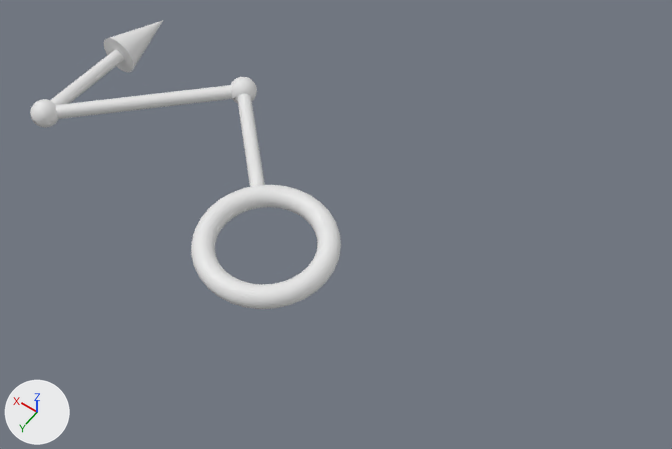
The OBJ model Assets/Modules/Azure/Assets/Arrows/Arrow-130.obj as it was, and as the next commit left it.
Both versions are drawn from a 50 mm lens placed at (-2.43, 2.63, 4.75), pointed at (-0.23, -0.44, -0.08). Every picture has the same lights, and +X, +Y and +Z are marked at lower left. Where no turn or scale is listed for an object, it has been applied to the vertices. Vertices at the same position are counted once.

Names of what the first picture shows: 'Arrow-130'.
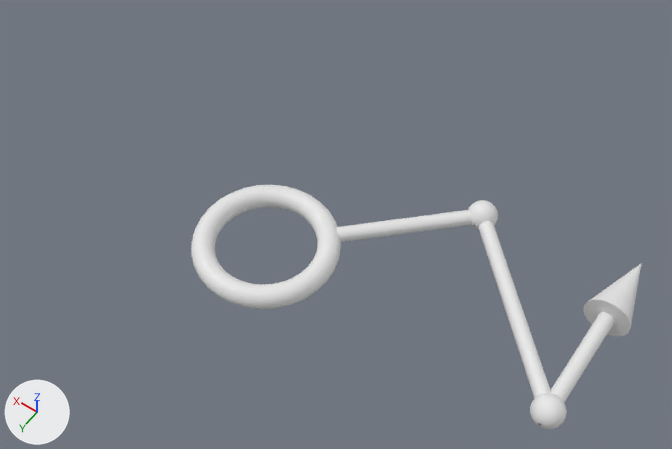
Pixel boxes (x1, y1, x2, y2) of what changed, in the pictures (672 x 449 px; the box of a moved part takes in the faces that stretch with it):
'Arrow-130', reshaped (45% wider, 16% shorter)
    before: (30, 20, 341, 309)
    after: (191, 185, 641, 429)
part 1 of me_arrow_130, moved or reshaped
    before: (50, 50, 265, 187)
    after: (337, 210, 615, 402)
part 2 of me_arrow_130, moved or reshaped
    before: (104, 20, 163, 72)
    after: (583, 264, 641, 336)
part 3 of me_arrow_130, added
    after: (468, 200, 498, 230)
part 4 of me_arrow_130, added
    after: (530, 393, 567, 429)
part 5 of me_arrow_130, deleted
    before: (30, 99, 59, 128)
part 6 of me_arrow_130, deleted
    before: (230, 77, 257, 103)

The change, as a diff of the scene's bpy script:
```diff
--- a/Assets/Modules/Azure/Assets/Arrows/Arrow-130.obj.py
+++ b/Assets/Modules/Azure/Assets/Arrows/Arrow-130.obj.py
@@ me_arrow_130 @@
 # used by ob_arrow_130; location = (0.0, 0.0, 0.0)
-me_arrow_130.from_pydata(...)  # 3265 vertices, 3143 faces; spans x -0.47..2.15, y -1.25..0.47, z -0.15..0.15
+me_arrow_130.from_pydata(...)  # 3263 vertices, 3143 faces; spans x -2.15..0.47, y -1.25..0.47, z -0.15..0.15
+# me_arrow_130 part 1: the loose piece of 188 vertices spanning x 0.25..2.05, y -1.04..0.04, z -0.05..0.05 is turned 180 degrees about the y axis through the mesh origin
+# me_arrow_130 part 2: the loose piece of 33 vertices spanning x 1.85..2.15, y -1.25..-0.75, z -0.15..0.15 is turned 180 degrees about the y axis through the mesh origin
+# me_arrow_130 part 3: a new loose piece of 1009 vertices spanning x -1.1..-0.9, y -1.1..-0.9, z -0.1..0.1
+# me_arrow_130 part 4: a new loose piece of 1009 vertices spanning x -2.1..-1.9, y -0.1..0.1, z -0.1..0.1
+# me_arrow_130 part 5: the loose piece of 1010 vertices spanning x 1.9..2.1, y -0.1..0.1, z -0.1..0.1 is deleted
+# me_arrow_130 part 6: the loose piece of 1010 vertices spanning x 0.9..1.1, y -1.1..-0.9, z -0.1..0.1 is deleted
```
